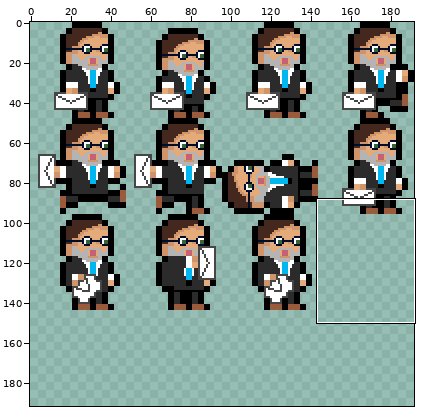
A sprite sheet gets an edit: assets/PixelArt/rajoyAnimaciones.png. Above, an overview of the earlier version with the close-up marked.
Close-up. Before:
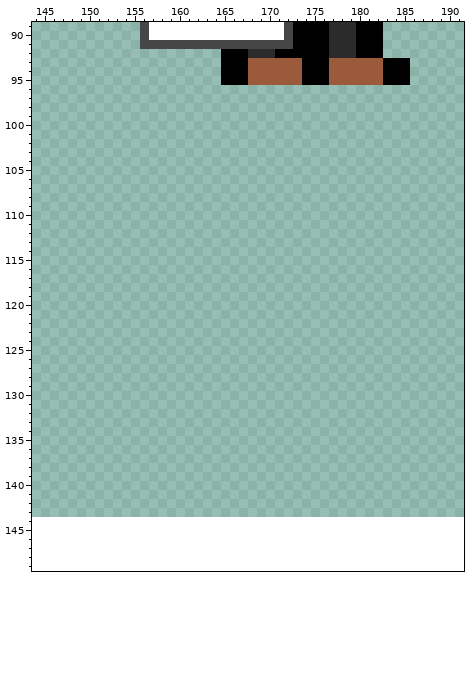
The file is 192x144 pixels. Shown: x 144..191, y 89..149. The old version is drawn lined up with the new one, on the new canvas. The commit also changed other parts of the picture, which this record leaves out.
Now the later version:
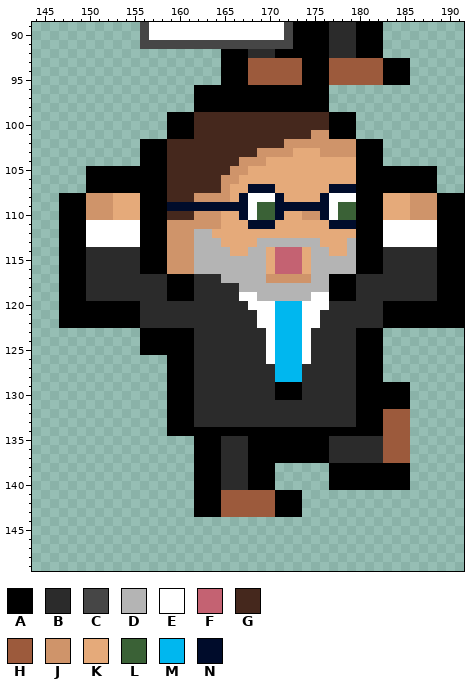
Palette (. is transparent): A #000000  B #2b2b2b  C #464646  D #b4b4b4  E #ffffff  F #c46272  G #45281d  H #9c5a3c  J #cf946a  K #e5aa7a  L #3a6136  M #00b7ef  N #000c2b
The edit:
canvas 192x144 -> 192x192
@@ x 144..191 @@
  95 .....................AAAHHHHHHAAAHHHHHHAAA......
- 96 ................................................
- 97 ................................................
- 98 ................................................
- 99 ................................................
-100 ................................................
-101 ................................................
-102 ................................................
-103 ................................................
-104 ................................................
-105 ................................................
-106 ................................................
-107 ................................................
-108 ................................................
-109 ................................................
-110 ................................................
-111 ................................................
-112 ................................................
-113 ................................................
-114 ................................................
-115 ................................................
-116 ................................................
-117 ................................................
-118 ................................................
-119 ................................................
-120 ................................................
-121 ................................................
-122 ................................................
-123 ................................................
-124 ................................................
-125 ................................................
-126 ................................................
-127 ................................................
-128 ................................................
-129 ................................................
-130 ................................................
-131 ................................................
-132 ................................................
-133 ................................................
-134 ................................................
-135 ................................................
-136 ................................................
-137 ................................................
-138 ................................................
-139 ................................................
-140 ................................................
-141 ................................................
-142 ................................................
-143 ................................................
+ 96 ..................AAAAAAAAAAAAAAA...............
+ 97 ..................AAAAAAAAAAAAAAA...............
+ 98 ..................AAAAAAAAAAAAAAA...............
+ 99 ...............AAAGGGGGGGGGGGGGGGAAA............
+100 ...............AAAGGGGGGGGGGGGGGGAAA............
+101 ...............AAAGGGGGGGGGGGGGJJAAA............
+102 ............AAAGGGGGGGGGGGGGJJJJJJJJAAA.........
+103 ............AAAGGGGGGGGGGJJJJKKKJJJJAAA.........
+104 ............AAAGGGGGGGGJJJKKKKKKKKKKAAA.........
+105 ......AAAAAAAAAGGGGGGGJJKKKKKKKKKKKKAAAAAAAAA...
+106 ......AAAAAAAAAGGGGGGJJKKKKKKKKKKKKKAAAAAAAAA...
+107 ......AAAAAAAAAGGGGGGJKKNNNKKKKKKNNNAAAAAAAAA...
+108 ...AAAJJJKKKAAAGGGJJJJKNEEENKKKKNEEEAAAKKKJJJAAA
+109 ...AAAJJJKKKAAANNNNNNNNNELLNNNNNNELLAAAKKKJJJAAA
+110 ...AAAJJJKKKAAAGGGJJJKKNELLNKKJJNELLAAAKKKJJJAAA
+111 ...AAAEEEEEEAAAJJJJJJKKKNNNKKKKKKNNNAAAEEEEEEAAA
+112 ...AAAEEEEEEAAAJJJDDKKKKKKKKKKKKKKKKAAAEEEEEEAAA
+113 ...AAAEEEEEEAAAJJJDDDKKKKDDDDDDDKKKDAAAEEEEEEAAA
+114 ...AAABBBBBBAAAJJJDDDDKKDDKFFFKDDKKDAAABBBBBBAAA
+115 ...AAABBBBBBAAAJJJDDDDDDDDKFFFKDDDDDAAABBBBBBAAA
+116 ...AAABBBBBBAAAJJJDDDDDDDDKFFFKDDDDDAAABBBBBBAAA
+117 ...AAABBBBBBBBBAAABBBDDDDDJJJJJDDAAABBBBBBBBBAAA
+118 ...AAABBBBBBBBBAAABBBBBDDDDDDDDDDAAABBBBBBBBBAAA
+119 ...AAABBBBBBBBBAAABBBBBEEDDDDDDEEAAABBBBBBBBBAAA
+120 ...AAAAAAAAABBBBBBBBBBBBEEEMMMEEEBBBBBBAAAAAAAAA
+121 ...AAAAAAAAABBBBBBBBBBBBBEEMMMEEBBBBBBBAAAAAAAAA
+122 ...AAAAAAAAABBBBBBBBBBBBBEEMMMEEBBBBBBBAAAAAAAAA
+123 ............AAAAAABBBBBBBBEMMMEBBBBBAAA.........
+124 ............AAAAAABBBBBBBBEMMMEBBBBBAAA.........
+125 ............AAAAAABBBBBBBBEMMMEBBBBBAAA.........
+126 ...............AAABBBBBBBBEMMMEBBBBBAAA.........
+127 ...............AAABBBBBBBBBMMMBBBBBBAAA.........
+128 ...............AAABBBBBBBBBMMMBBBBBBAAA.........
+129 ...............AAABBBBBBBBBAAABBBBBBAAAAAA......
+130 ...............AAABBBBBBBBBAAABBBBBBAAAAAA......
+131 ...............AAABBBBBBBBBBBBBBBBBBAAAAAA......
+132 ...............AAABBBBBBBBBBBBBBBBBBAAAHHH......
+133 ...............AAABBBBBBBBBBBBBBBBBBAAAHHH......
+134 ...............AAAAAAAAAAAAAAAAAAAAAAAAHHH......
+135 ..................AAABBBAAAAAAAAABBBBBBHHH......
+136 ..................AAABBBAAAAAAAAABBBBBBHHH......
+137 ..................AAABBBAAAAAAAAABBBBBBHHH......
+138 ..................AAABBBAAA......AAAAAAAAA......
+139 ..................AAABBBAAA......AAAAAAAAA......
+140 ..................AAABBBAAA......AAAAAAAAA......
+141 ..................AAAHHHHHHAAA..................
+142 ..................AAAHHHHHHAAA..................
+143 ..................AAAHHHHHHAAA..................
 144 ................................................
Where, in picture pixels (left, top, right, bottom), the same in both close-ups:
added: (59, 85, 464, 517)
